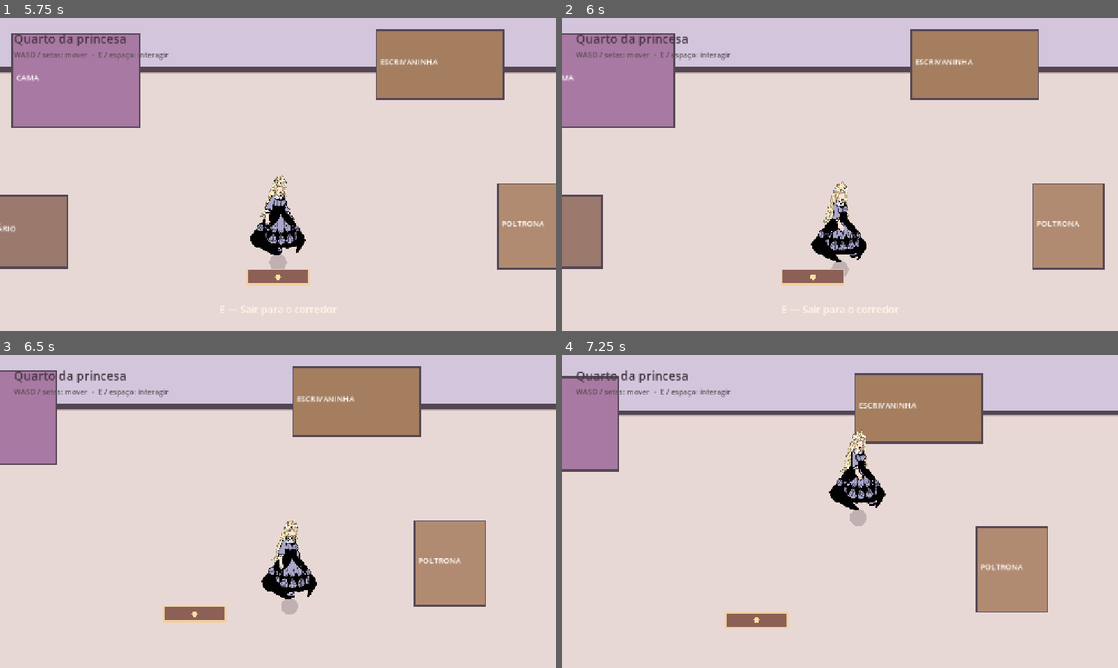
Above: before the commit, frames 1-4 (two rows, left to right).
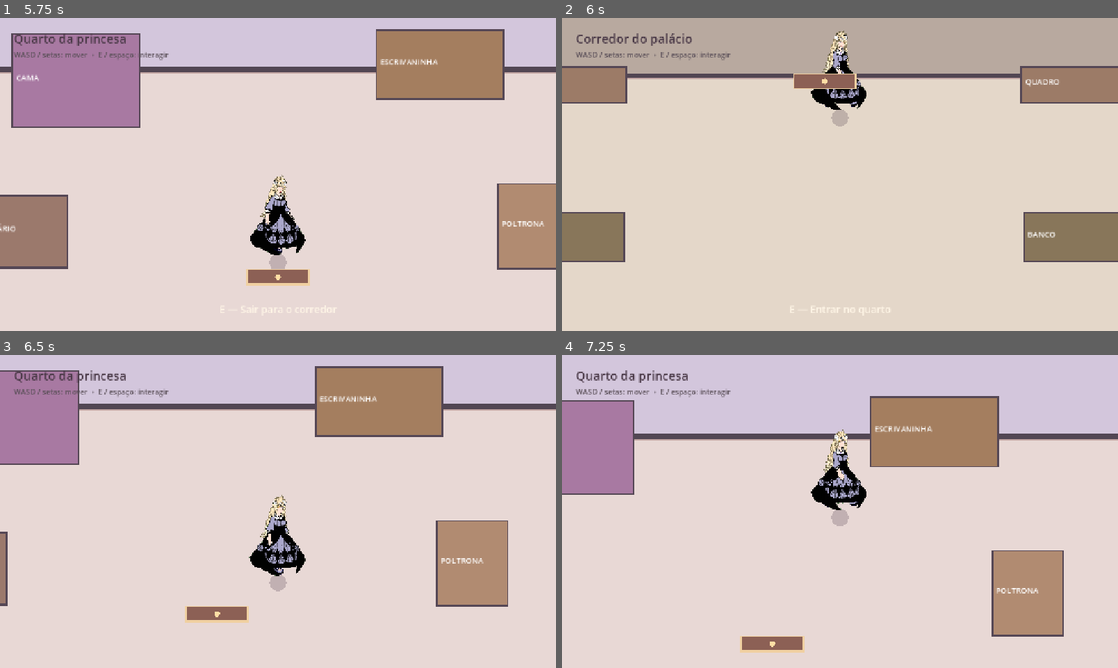
Above: after the commit, the same moments.

Repository: nestarasup-sys/jogo-novo
Game: Godot game, scene res://scenes/main.tscn
Same seed, same stepped clock (60 frames per second), same inputs: the game is played once before the commit and once after it.
Inputs:
- Up to frame 1 (5.75 s): tap Enter at 0.5, 1.35, 2.85, 4.35 s; hold D (move_right) 0.53-1.28 s; tap E (interact) every 1.5 s from 0.6 to 5.1 s; tap Space at 0.77, 1.52, 3.02, 3.77, 4.52 s; hold S (move_down) 1.28-2.03 s; hold D (move_right) 2.03-2.78 s; hold W (move_up) 2.78-3.53 s; hold A (move_left) 3.53-5.03 s; hold S (move_down) from 5.03 s (still down)
- Up to frame 2 (6 s): release S (move_down) at 5.78 s; hold D (move_right) from 5.78 s (still down); tap Enter at 5.85 s
- Up to frame 3 (6.5 s): keep holding D (move_right); tap Space at 6.02 s
- Up to frame 4 (7.25 s): release D (move_right) at 6.53 s; hold W (move_up) from 6.53 s (still down); tap E (interact) at 6.6 s; tap Space at 6.77 s

Frame 1 is identical in both runs. In frame 2, 33% of the frame differs, in the area x 0-100%, y 0-96%; in frame 3, 8.5%; in frame 4, 16%.

Commit message:
fix: declare TSCN subresources before scene nodes — corridor

Diff:
--- a/scenes/rooms/corridor.tscn
+++ b/scenes/rooms/corridor.tscn
@@ -4,6 +4,24 @@
 [ext_resource type="Script" path="res://scripts/world/room_surface.gd" id="2_visual"]
 [ext_resource type="Script" path="res://scripts/world/furniture.gd" id="3_furniture"]
 [ext_resource type="Script" path="res://scripts/world/interaction_point.gd" id="4_interaction"]
+
+[sub_resource type="RectangleShape2D" id="Shape_Horizontal"]
+size = Vector2(1280, 34)
+
+[sub_resource type="RectangleShape2D" id="Shape_Vertical"]
+size = Vector2(34, 720)
+
+[sub_resource type="RectangleShape2D" id="Shape_LeftPainting"]
+size = Vector2(195, 64)
+
+[sub_resource type="RectangleShape2D" id="Shape_RightPainting"]
+size = Vector2(195, 64)
+
+[sub_resource type="RectangleShape2D" id="Shape_LeftBench"]
+size = Vector2(178, 86)
+
+[sub_resource type="RectangleShape2D" id="Shape_RightBench"]
+size = Vector2(178, 86)
 
 [node name="Corridor" type="Node2D"]
 script = ExtResource("1_room")
@@ -43,24 +61,6 @@
 
 [node name="CollisionShape2D" type="CollisionShape2D" parent="Boundaries/East"]
 shape = SubResource("Shape_Vertical")
-
-[sub_resource type="RectangleShape2D" id="Shape_Horizontal"]
-size = Vector2(1280, 34)
-
-[sub_resource type="RectangleShape2D" id="Shape_Vertical"]
-size = Vector2(34, 720)
-
-[sub_resource type="RectangleShape2D" id="Shape_LeftPainting"]
-size = Vector2(195, 64)
-
-[sub_resource type="RectangleShape2D" id="Shape_RightPainting"]
-size = Vector2(195, 64)
-
-[sub_resource type="RectangleShape2D" id="Shape_LeftBench"]
-size = Vector2(178, 86)
-
-[sub_resource type="RectangleShape2D" id="Shape_RightBench"]
-size = Vector2(178, 86)
 
 [node name="Visual" type="Node2D" parent="."]
 script = ExtResource("2_visual")
